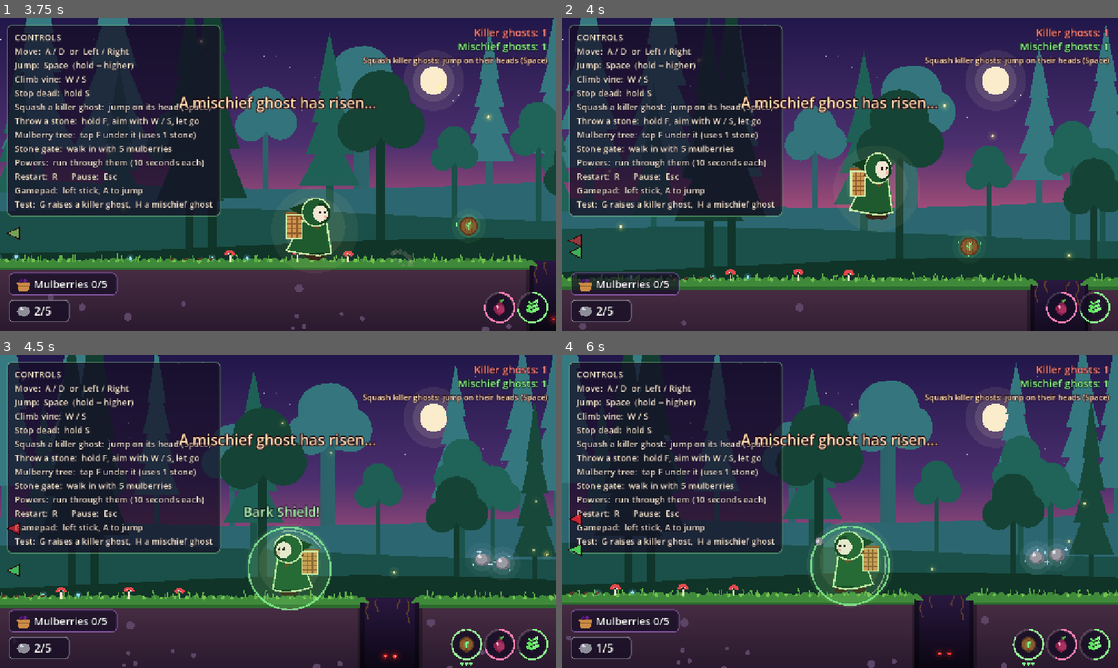
Above: before the commit, frames 1-4 (two rows, left to right).
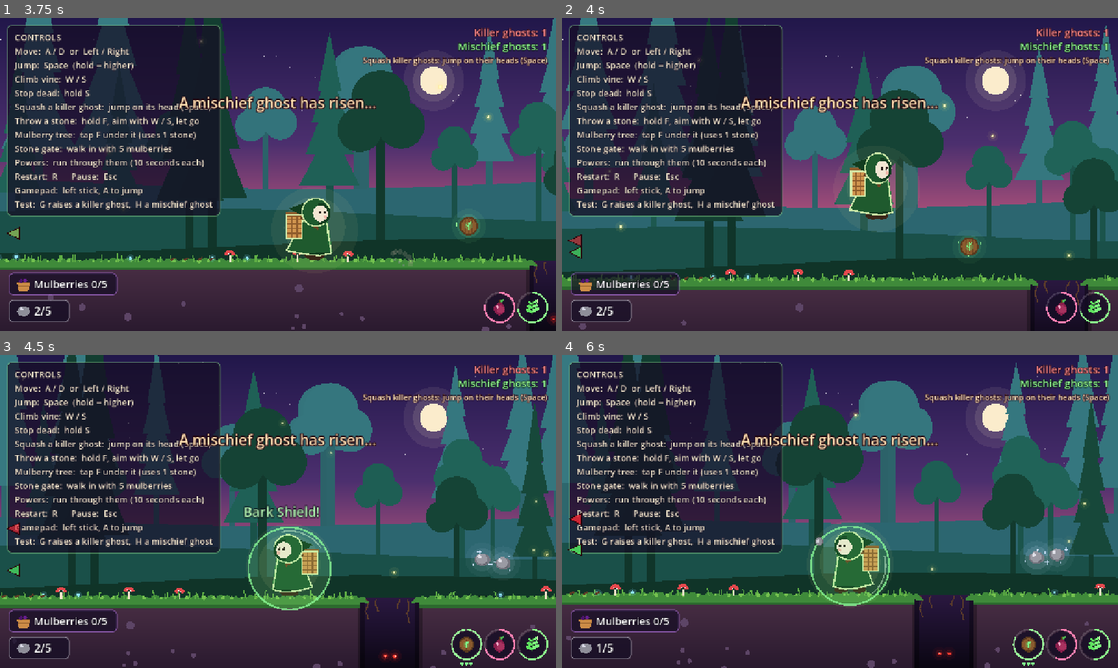
Above: after the commit, the same moments.

Repository: AAcodedimps/Mulberry-Forest
Game: Godot game, scene res://scenes/levels/edge_of_the_woods.tscn
Two runs of this game, one before a commit and one after it. Both use one fixed random seed, a clock stepped at 60 frames per second and the inputs below.
Inputs:
- Up to frame 1 (3.75 s): hold D (move_right) 0.53-2.03 s; tap S (aim_down) at 0.6 s; tap Space (jump) at 0.77, 1.52, 3.02 s; tap W (aim_up) at 1.35 s; hold A (move_left) 2.03-2.78 s; hold F (throw) 2.03-2.78 s; hold D (move_right) from 2.78 s (still down); tap G at 2.85 s; tap H at 3.6 s
- Up to frame 2 (4 s): keep holding D (move_right); tap Space (jump) at 3.77 s
- Up to frame 3 (4.5 s): release D (move_right) at 4.28 s; hold A (move_left) from 4.28 s (still down); tap S (aim_down) at 4.35 s
- Up to frame 4 (6 s): tap Space (jump) at 4.52 s; release A (move_left) at 5.03 s; hold D (move_right) 5.03-5.78 s; tap W (aim_up) at 5.1 s; hold A (move_left) from 5.78 s (still down); tap F (throw) at 5.85 s

Frame 1 is identical in both runs. In frame 2, less than 0.1% of the frame differs, in the area x 94-100%, y 81-84%; in frame 3, 0.3%; in frame 4, 0.3%, in the area x 74-100%, y 73-100%.

Commit message:
Collapsing path hurdle

Diff:
--- /dev/null
+++ b/scenes/hurdles/collapsing_path.gd
@@ -0,0 +1,165 @@
+@tool
+extends Node2D
+## A collapsing path: old wooden planks over a gap. A deadly hurdle, like the hole.
+## Step on it and it trembles and cracks for `tremble_time` seconds, then the planks drop away.
+## If you're still on it, you fall: exactly like a hole (white flash, back at the edge you came
+## from, 1.5 s of blinking, GameEvents.deadly_mistake). After `rebuild_time` seconds the planks
+## float back up into place. Moonpetal (Powers.world_time_scale) makes all of this slower.
+## Place this node at the LEFT end of the gap, level with the top of the ground; the ground on
+## both sides must stop at the gap's edges.
+
+# ======================= TUNING =======================
+@export var tremble_time: float = 1.5   ## Seconds the planks shake and crack after you step on them, before they drop.
+@export var rebuild_time: float = 6.0   ## Seconds after dropping before the planks float back up.
+@export var length: float = 300.0:      ## How long the path (and the gap under it) is, in pixels.
+	set(value):
+		length = value
+		queue_redraw()
+# ======================================================
+@export var edge_margin: float = 42.0   ## How far from the gap's edge you reappear after falling.
+@export var depth: float = 140.0
+
+enum Phase { INTACT, TREMBLING, FALLEN, REBUILDING }
+
+const PLANK_W := 30.0
+const DROP_TIME := 0.8      # how long the falling planks stay visible
+const RISE_TIME := 1.0      # how long the planks take to float back up
+const WOOD := Color("8a5a32")
+const WOOD_DARK := Color("6a4223")
+const WOOD_LIGHT := Color("a8743f")
+const POST := Color("4a2f1c")
+const CRACK := Color("2a1a10")
+
+var _phase: Phase = Phase.INTACT
+var _timer: float = 0.0
+var _t: float = 0.0
+var _player = null
+var _entry_side: int = 0     # which end the wanderer stepped on from: -1 left, +1 right, 0 unknown
+
+
+func _ready() -> void:
+	if Engine.is_editor_hint():
+		return
+	var plank_shape := RectangleShape2D.new()
+	plank_shape.size = Vector2(length, 20.0)
+	$Planks/CollisionShape2D.shape = plank_shape
+	$Planks/CollisionShape2D.position = Vector2(length * 0.5, 10.0)
+	var lid_shape := RectangleShape2D.new()
+	lid_shape.size = Vector2(length + 8.0, 8.0)
+	$Lid/CollisionShape2D.shape = lid_shape
+	$Lid/CollisionShape2D.position = Vector2(length * 0.5, 4.0)
+	var zone_shape := RectangleShape2D.new()
+	zone_shape.size = Vector2(length, 100.0)
+	$FallZone/CollisionShape2D.shape = zone_shape
+	$FallZone/CollisionShape2D.position = Vector2(length * 0.5, 110.0)
+	$FallZone.body_entered.connect(_on_fall_zone_body_entered)
+
+
+func _physics_process(delta: float) -> void:
+	_t += delta
+	queue_redraw()
+	if Engine.is_editor_hint():
+		return
+	delta *= Powers.world_time_scale()   # Moonpetal: trembling and rebuilding take longer
+	if _player == null:
+		_player = get_tree().get_first_node_in_group("player")
+	match _phase:
+		Phase.INTACT:
+			if _player != null and _player_on_planks():
+				_phase = Phase.TREMBLING
+				_timer = 0.0
+				var px: float = _player.global_position.x - global_position.x
+				_entry_side = -1 if px < length * 0.5 else 1
+		Phase.TREMBLING:
+			_timer += delta
+			if _timer >= tremble_time:
+				_phase = Phase.FALLEN
+				_timer = 0.0
+				$Planks/CollisionShape2D.set_deferred("disabled", true)
+		Phase.FALLEN:
+			_timer += delta
+			if _timer >= rebuild_time:
+				_phase = Phase.REBUILDING
+				_timer = 0.0
+		Phase.REBUILDING:
+			_timer += delta
+			if _timer >= RISE_TIME:
+				_phase = Phase.INTACT
+				_timer = 0.0
+				$Planks/CollisionShape2D.set_deferred("disabled", false)
+
+
+func _player_on_planks() -> bool:
+	var p: Vector2 = _player.global_position - global_position
+	return _player.is_on_floor() and p.x > 0.0 and p.x < length and absf(p.y) < 6.0
+
+
+## Same as falling into a hole.
+func _on_fall_zone_body_entered(body) -> void:
+	if not body.has_method("respawn_at") or body.is_blinking():
+		return
+	# Back to the end you stepped on from (or, if unknown, the side you last stood on).
+	var came_from_left: bool = body.last_floor_x < global_position.x + length * 0.5
+	if _entry_side != 0:
+		came_from_left = _entry_side < 0
+	_entry_side = 0
+	var x: float = global_position.x - edge_margin if came_from_left else global_position.x + length + edge_margin
+	body.call_deferred("respawn_at", Vector2(x, global_position.y))
+	get_tree().call_group("screen_flash", "flash")
+	GameEvents.report_deadly_mistake()
+
+
+# ---------------------------------------------------------------- drawing
+func _draw() -> void:
+	# The dark gap under the planks
+	draw_polygon(
+		PackedVector2Array([Vector2(0, 0), Vector2(length, 0), Vector2(length, depth), Vector2(0, depth)]),
+		PackedColorArray([Color("2a1840"), Color("2a1840"), Color("05030a"), Color("05030a")]))
+	# Posts holding the ends
+	draw_rect(Rect2(-4, -12, 8, 34), POST)
+	draw_rect(Rect2(length - 4, -12, 8, 34), POST)
+	var n: int = maxi(1, int(round(length / PLANK_W)))
+	var w: float = length / n
+	for i in n:
+		var base := Vector2(i * w + w * 0.5, 7.0)
+		var offset := Vector2.ZERO
+		var angle: float = 0.0
+		var alpha: float = 1.0
+		var cracked: float = 0.0
+		match _phase:
+			Phase.TREMBLING:
+				var prog: float = clampf(_timer / tremble_time, 0.0, 1.0)
+				offset = Vector2(sin(_t * 50.0 + i * 1.7) * 1.5, sin(_t * 63.0 + i * 2.3) * 2.0) * (0.3 + prog)
+				angle = sin(_t * 40.0 + i) * 0.04 * prog
+				cracked = prog
+			Phase.FALLEN:
+				var dt: float = _timer - (i % 4) * 0.04
+				if dt > DROP_TIME:
+					continue
+				dt = maxf(dt, 0.0)
+				offset = Vector2(sin(i * 3.1) * 30.0 * dt, 0.5 * 1400.0 * dt * dt)
+				angle = sin(i * 1.9) * 3.0 * dt
+				alpha = 1.0 - dt / DROP_TIME
+				cracked = 1.0
+			Phase.REBUILDING:
+				var p: float = clampf((_timer / RISE_TIME) * 1.5 - float(i) / n * 0.5, 0.0, 1.0)
+				var e: float = 1.0 - pow(1.0 - p, 3.0)
+				offset = Vector2(0, (1.0 - e) * 130.0)
+				alpha = p
+		_plank(base + offset, w, angle, alpha, cracked, i)
+
+
+func _plank(c: Vector2, w: float, angle: float, alpha: float, cracked: float, i: int) -> void:
+	var xf := Transform2D(angle, c)
+	var hw: float = w * 0.5 - 1.5
+	var body := PackedVector2Array([Vector2(-hw, -7), Vector2(hw, -7), Vector2(hw, 7), Vector2(-hw, 7)])
+	var col: Color = WOOD if i % 2 == 0 else WOOD_DARK
+	draw_colored_polygon(xf * body, Color(col.r, col.g, col.b, alpha))
+	draw_line(xf * Vector2(-hw, -6), xf * Vector2(hw, -6), Color(WOOD_LIGHT.r, WOOD_LIGHT.g, WOOD_LIGHT.b, alpha), 1.5)
+	draw_line(xf * Vector2(-hw + 3, 1), xf * Vector2(hw - 5, 2), Color(WOOD_DARK.r, WOOD_DARK.g, WOOD_DARK.b, alpha), 1.0)
+	for nx: float in [-hw + 3.0, hw - 3.0]:
+		draw_circle(xf * Vector2(nx, -2), 1.3, Color(0.75, 0.75, 0.8, alpha))
+	# Cracks spread as it trembles (each plank cracks at its own moment)
+	if cracked > fmod(i * 0.37, 1.0) * 0.8:
+		var cc := Color(CRACK.r, CRACK.g, CRACK.b, alpha)
+		draw_polyline(xf * PackedVector2Array([Vector2(-2, -7), Vector2(2, -2), Vector2(-1, 2), Vector2(3, 7)]), cc, 1.5)
--- /dev/null
+++ b/scenes/hurdles/collapsing_path.tscn
@@ -0,0 +1,24 @@
+[gd_scene format=3]
+
+[ext_resource type="Script" path="res://scenes/hurdles/collapsing_path.gd" id="1_path"]
+
+[node name="CollapsingPath" type="Node2D"]
+script = ExtResource("1_path")
+
+[node name="Planks" type="StaticBody2D" parent="."]
+collision_mask = 0
+
+[node name="CollisionShape2D" type="CollisionShape2D" parent="Planks"]
+
+[node name="Lid" type="StaticBody2D" parent="."]
+collision_layer = 8
+collision_mask = 0
+
+[node name="CollisionShape2D" type="CollisionShape2D" parent="Lid"]
+
+[node name="FallZone" type="Area2D" parent="."]
+collision_layer = 0
+collision_mask = 2
+monitorable = false
+
+[node name="CollisionShape2D" type="CollisionShape2D" parent="FallZone"]
--- a/scenes/levels/edge_of_the_woods.tscn
+++ b/scenes/levels/edge_of_the_woods.tscn
@@ -33,6 +33,7 @@
 [ext_resource type="PackedScene" path="res://scenes/powers/bark_shield.tscn" id="31_shield"]
 [ext_resource type="PackedScene" path="res://scenes/ui/power_hud.tscn" id="32_powerhud"]
 [ext_resource type="PackedScene" path="res://scenes/powers/regrowing_stone.tscn" id="33_regrow"]
+[ext_resource type="PackedScene" path="res://scenes/hurdles/collapsing_path.tscn" id="34_collapse"]
 
 [sub_resource type="RectangleShape2D" id="RectangleShape2D_wall"]
 size = Vector2(40, 2000)
@@ -124,8 +125,17 @@
 
 [node name="GroundRight" parent="." instance=ExtResource("5_ground")]
 position = Vector2(1276, 600)
-width = 1724.0
+width = 564.0
 decor_seed = 2
+
+[node name="GroundFar" parent="." instance=ExtResource("5_ground")]
+position = Vector2(2140, 600)
+width = 860.0
+decor_seed = 3
+
+[node name="CollapsingPath" parent="." instance=ExtResource("34_collapse")]
+position = Vector2(1840, 600)
+length = 300.0
 
 [node name="Hole" parent="." instance=ExtResource("9_hole")]
 position = Vector2(1228, 600)
